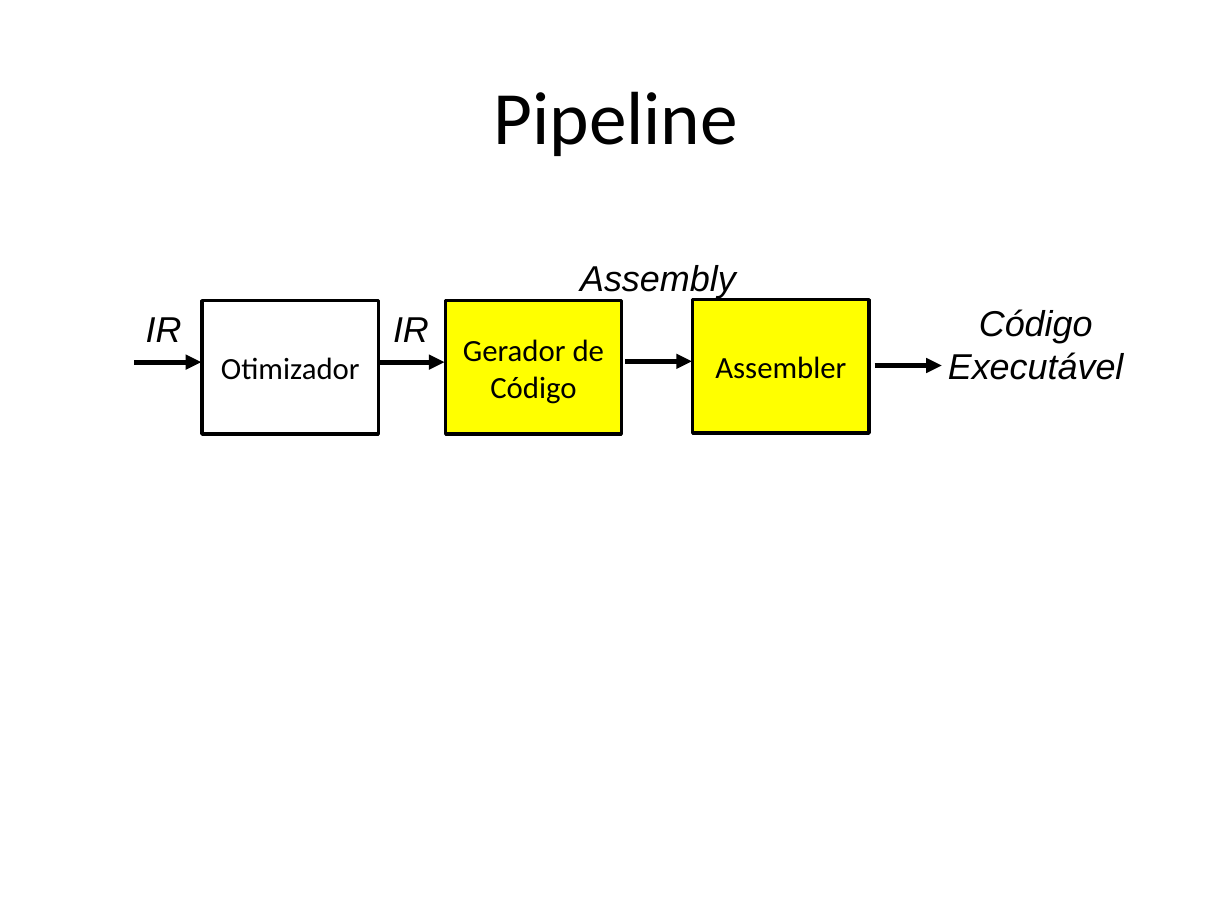
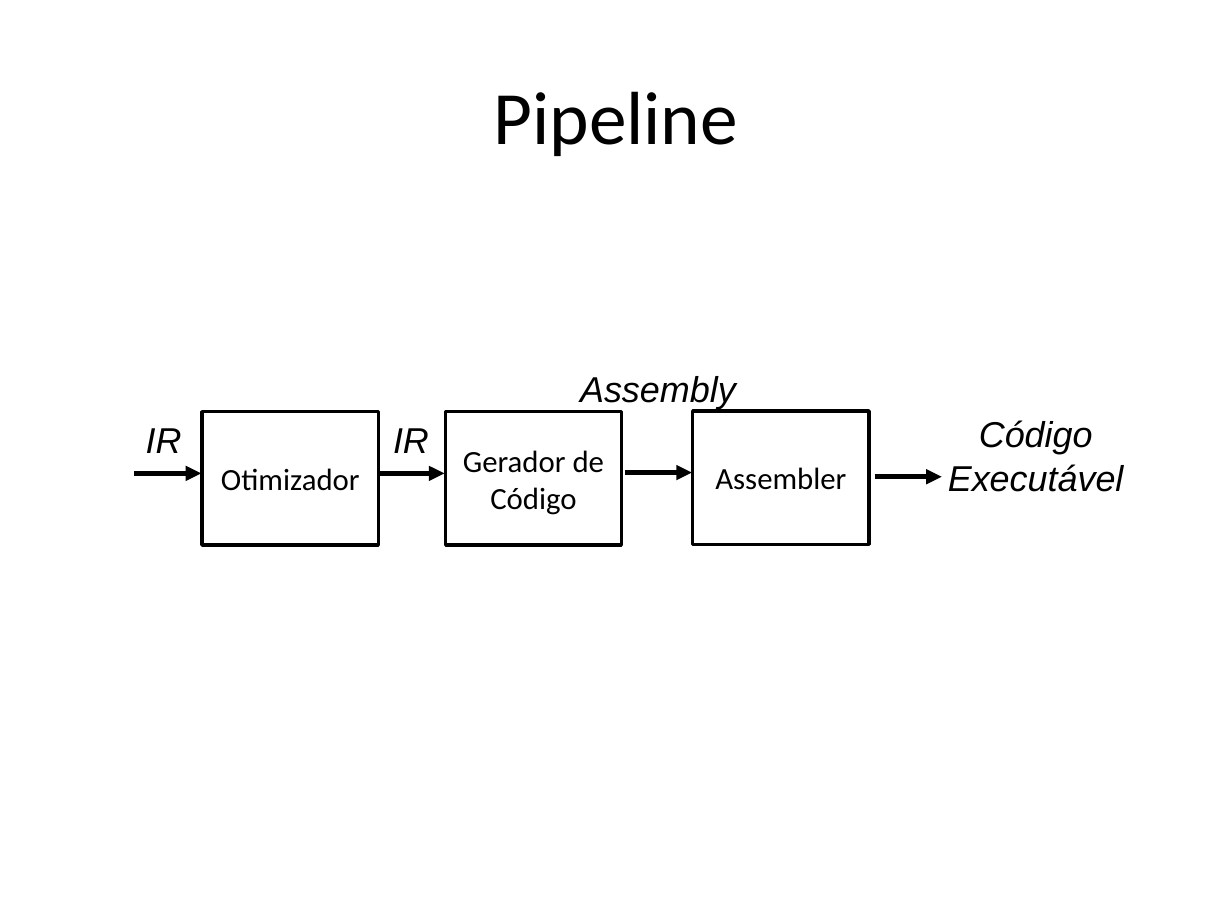
Before and after one commit to damorim/compilers-cin, a slide deck: slide 2 of slides-aulas/geracao-de-codigo.pptx. Drawn at 1232x924 pixels with LibreOffice and Linux fonts; fonts in the diff are those of the drawing. Boxes give left, top, right and bottom in pixels: in the first picture for what was removed or moved away, otherwise in the second. Text is boxed around its words. In the diff, an @@ line names an element or a change of style, - is before the commit and + after.

```diff
--- a/slides-aulas/geracao-de-codigo.pptx
+++ b/slides-aulas/geracao-de-codigo.pptx
@@ rectangle "Gerador de Código" at box(445, 411, 621, 545): fill #FFFF00 to #FFFFFF @@
@@ rectangle "Assembler" at box(692, 411, 869, 545): fill #FFFF00 to #FFFFFF @@
@@ 4 texts, 4 arrows, 3 rectangles: place and size @@
-4 texts, 4 arrows, 3 rectangles at box(134, 265, 1124, 434)
+4 texts, 4 arrows, 3 rectangles at box(134, 376, 1124, 545)
```
Also in this commit, not shown: 2 other slides changed, 1 slide added.
